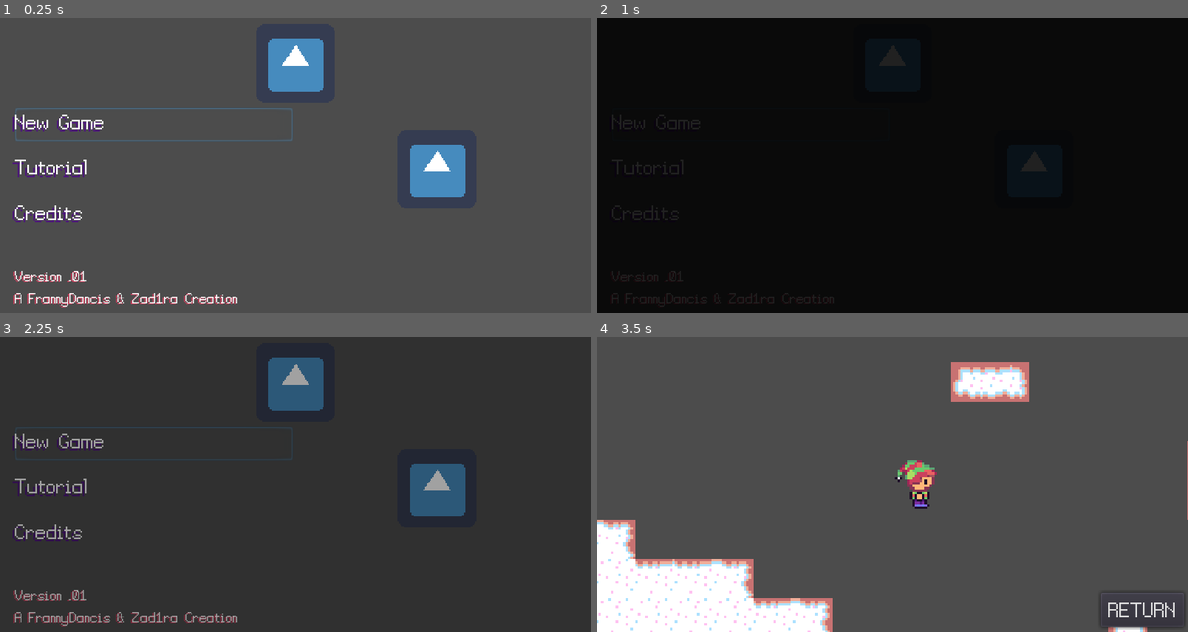
Above: before the commit, frames 1-4 (two rows, left to right).
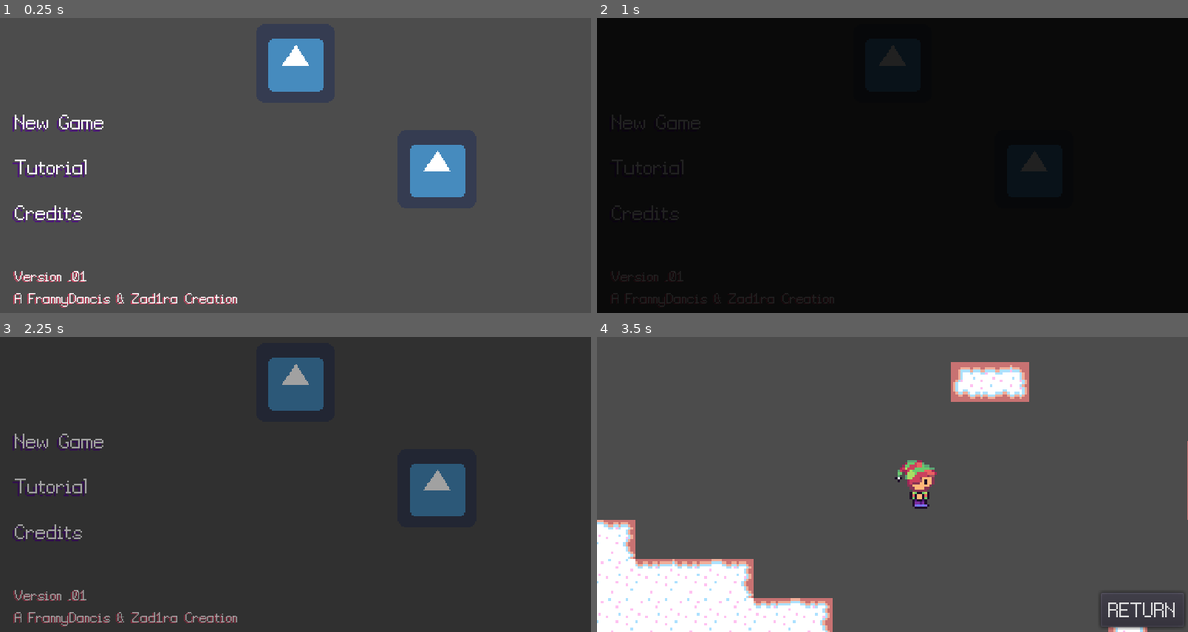
Above: after the commit, the same moments.

Repository: Franny-Dancis/WinterGameJam2020
Game: Godot game, scene res://Title Screen/TitleScreen.tscn
Two runs of this game, one before a commit and one after it. Both use one fixed random seed, a clock stepped at 60 frames per second and the inputs below. The engine's default icon, where the game draws it, is replaced by a stand-in: a white triangle on a blue panel in a dark square.
Inputs:
- Up to frame 1 (0.25 s): no input
- Up to frame 2 (1 s): click "New Game" at 0.5 s
- Up to frame 3 (2.25 s): click "RETURN" at 1.25 s; click "New Game" at 2 s
- Up to frame 4 (3.5 s): hold Right (ui_right) from 2.78 s (still down); tap Z (attack) at 2.85 s

The runs differ from the first frame. In frame 1, 0.3% of the frame differs, in the area x 2-50%, y 30-42%; in frame 2, less than 0.1%; in frame 3, 0.2%; in frame 4, nothing differs.

Commit message:
Add files via upload

Diff:
--- a/Title Screen/TitleScreen.tscn
+++ b/Title Screen/TitleScreen.tscn
@@ -54,6 +54,8 @@
 margin_right = 226.0
 margin_bottom = 28.0
 rect_min_size = Vector2( 0, 0 )
+focus_mode = 0
+enabled_focus_mode = 0
 sceneToLoad = "res://World.tscn"
 
 [node name="TutorialButton" parent="Menu/CenterRow/Buttons" instance=ExtResource( 6 )]
@@ -61,6 +63,8 @@
 margin_right = 226.0
 margin_bottom = 66.0
 rect_min_size = Vector2( 0, 0 )
+focus_mode = 0
+enabled_focus_mode = 0
 script = ExtResource( 7 )
 sceneToLoad = "res://Game/Tutorial.tscn"
 
@@ -69,6 +73,8 @@
 margin_right = 226.0
 margin_bottom = 104.0
 rect_min_size = Vector2( 0, 0 )
+focus_mode = 0
+enabled_focus_mode = 0
 sceneToLoad = "res://Game/Credits.tscn"
 
 [node name="CenterContainer" type="CenterContainer" parent="Menu/CenterRow"]
--- a/Title Screen/title_screen.gd
+++ b/Title Screen/title_screen.gd
@@ -5,6 +5,7 @@
 
 # Called when the node enters the scene tree for the first time.
 func _ready():
+	get_tree().paused = false
 	$Menu/CenterRow/Buttons/NewGameButton.grab_focus()
 	for button in $Menu/CenterRow/Buttons.get_children():
 		button.connect("pressed", self, "_on_Button_Pressed", [button.sceneToLoad])
